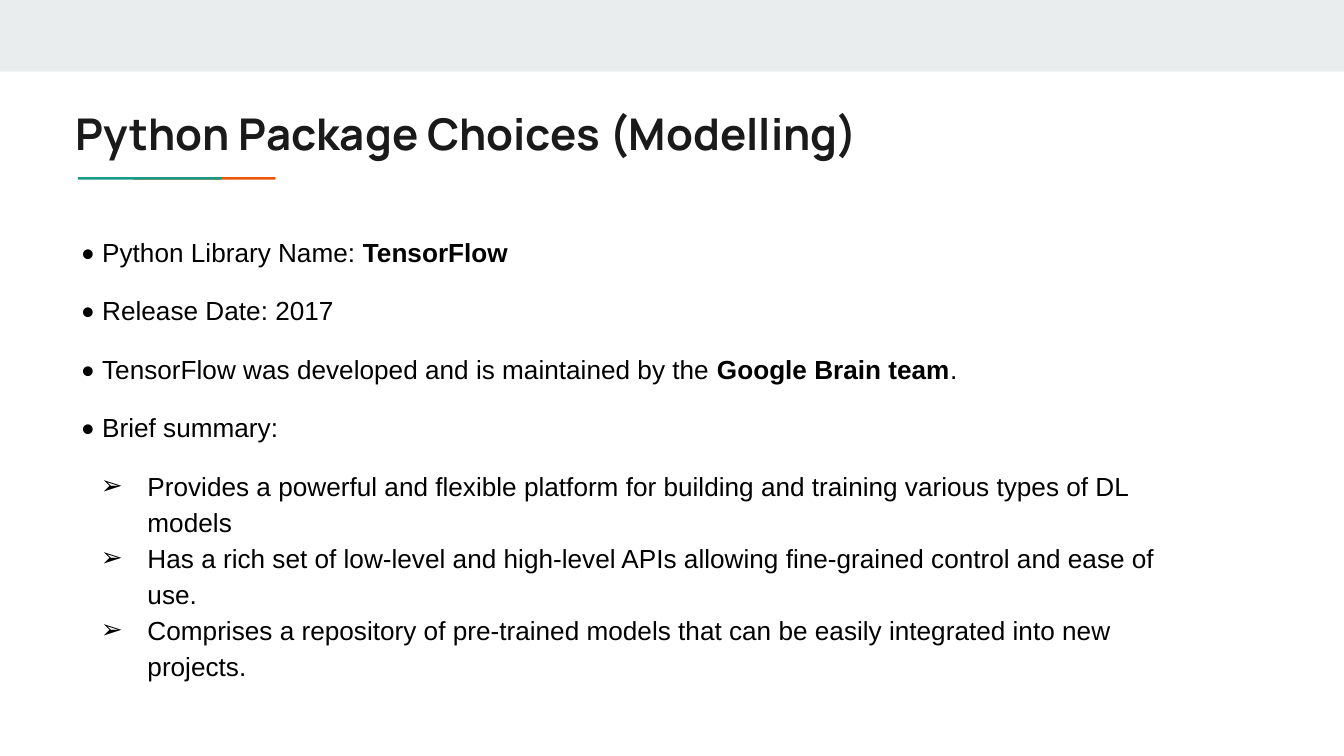
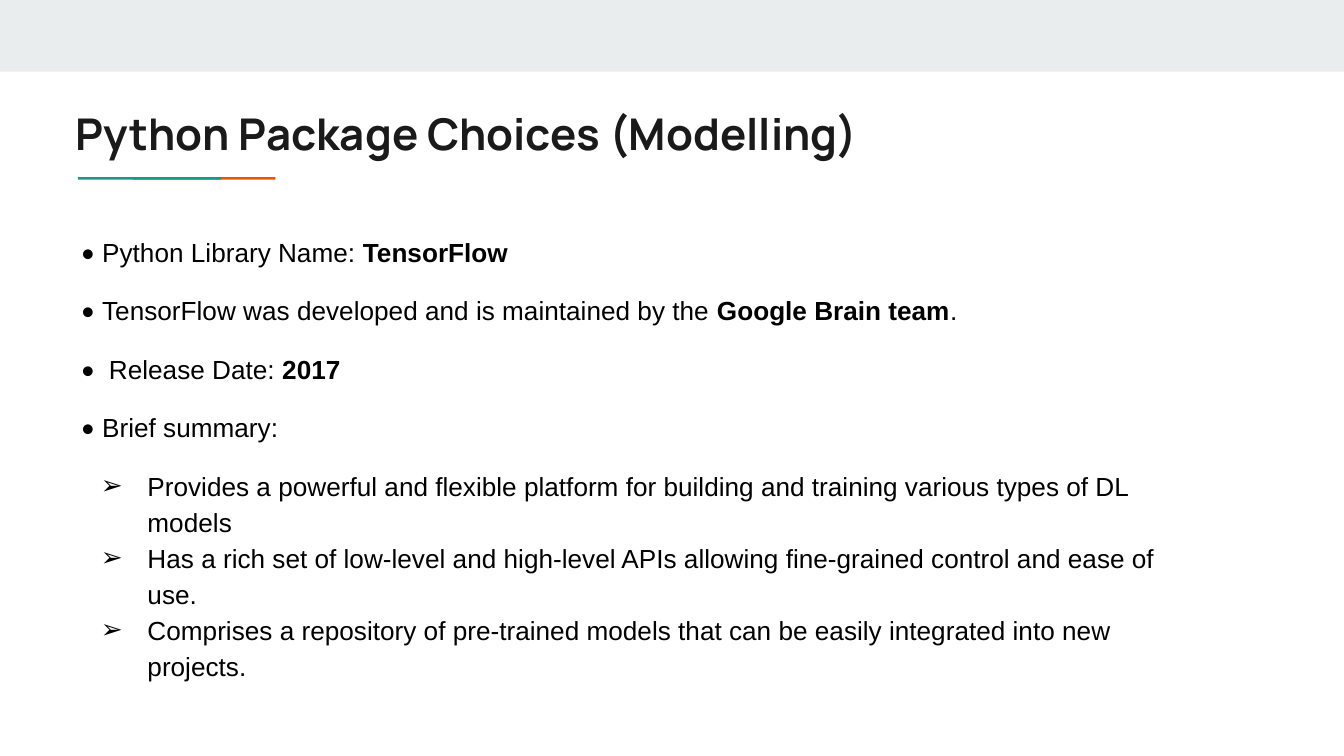
Before and after one commit to sagnikgh1899/FraudDetection, a slide deck: slide 4 of doc/Technology_Review_Medical_Provider_Fraud.pptx. Drawn at 1344x756 pixels with LibreOffice and Linux fonts; fonts in the diff are those of the drawing. Boxes give left, top, right and bottom in pixels: in the first picture for what was removed or moved away, otherwise in the second. Text is boxed around its words. In the diff, an @@ line names an element or a change of style, - is before the commit and + after.

```diff
--- a/doc/Technology_Review_Medical_Provider_Fraud.pptx
+++ b/doc/Technology_Review_Medical_Provider_Fraud.pptx
@@ text at (102, 301, 957, 326): paragraph added @@
+• TensorFlow was developed and is maintained by the Google Brain team.
@@ text at (102, 360, 957, 385): paragraph removed @@
-• TensorFlow was developed and is maintained by the Google Brain team.
@@ text at (109, 360, 340, 380): bold on in "2017" @@
```
Also in this commit, not shown: 10 other slides changed, 1 slide removed.
